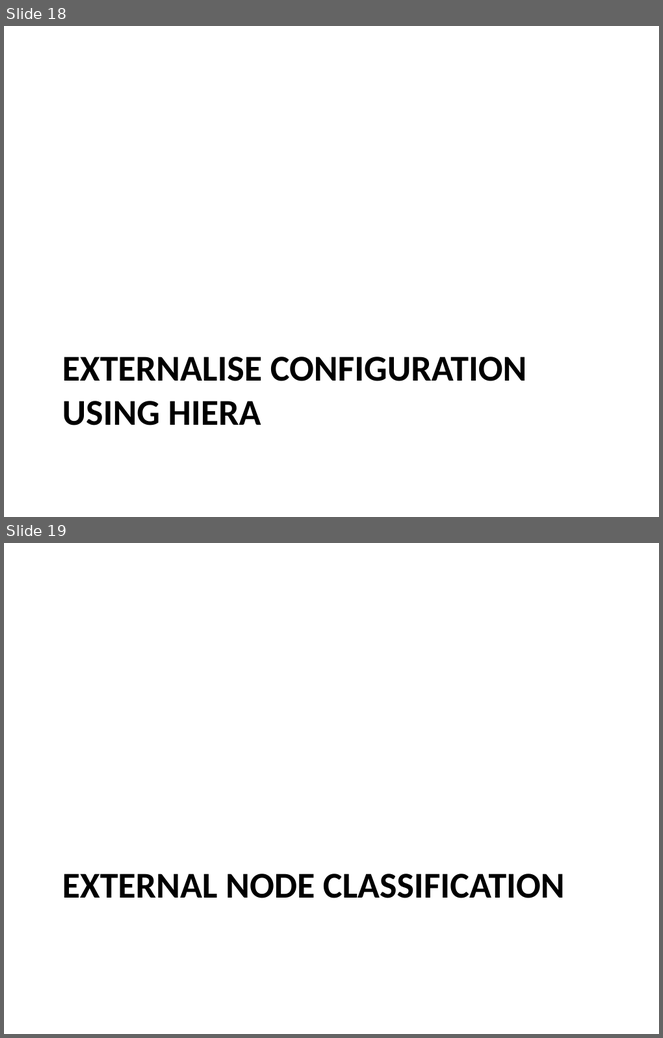
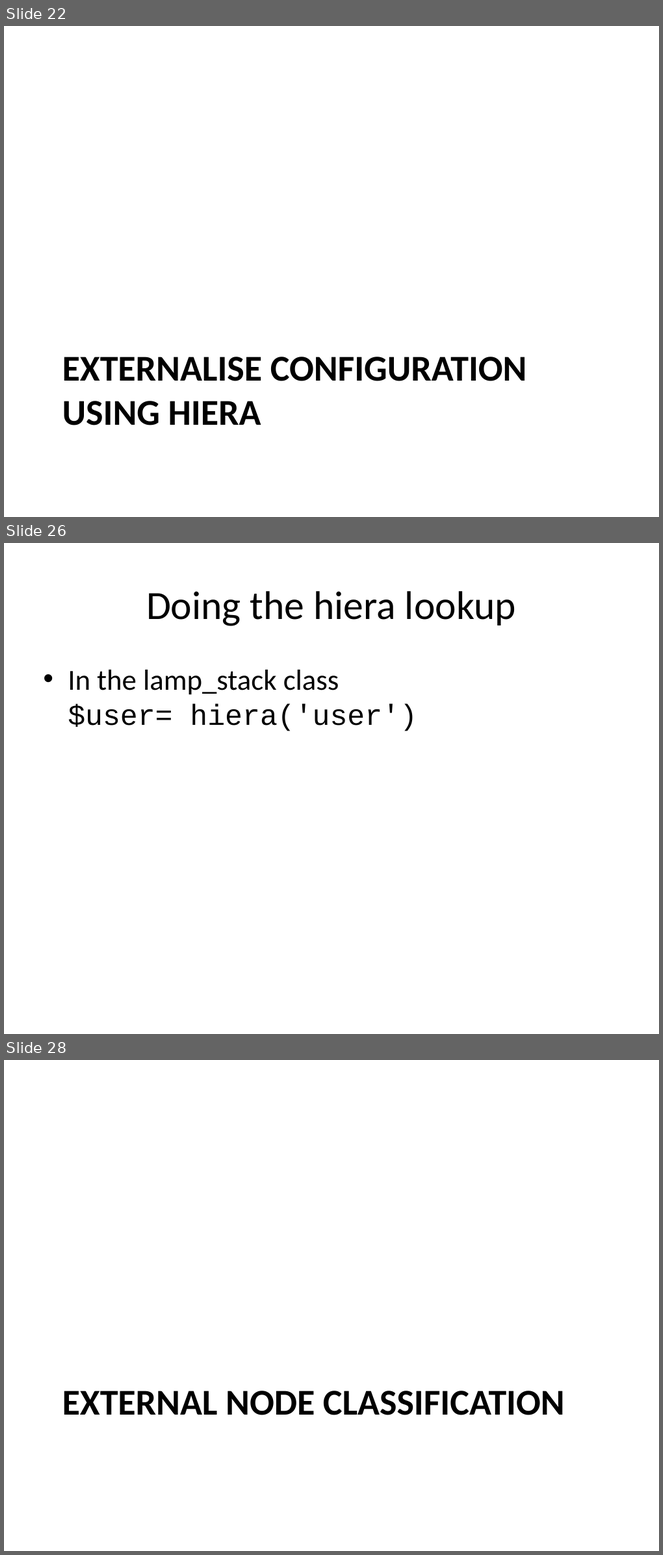
Before and after one commit to andeemarks/xconf-sydney-2014-workshops, a slide deck: 01-provision/xconf-sydney-2014-provision.pptx. Shown one above the other, each under a label of ours: slides 18 and 19 before the commit, slides 22, 26 and 28 after it; the slides between them are not shown. The pictures are 663x1038 and 663x1555 pixels, drawn with LibreOffice and Linux fonts; fonts in the diff are those of the drawing. Boxes give left, top, right and bottom in pixels: in the first picture for what was removed or moved away, otherwise in the second. Text is boxed around its words. In the diff, an @@ line names an element or a change of style, - is before the commit and + after.

```diff
--- a/01-provision/xconf-sydney-2014-provision.pptx
+++ b/01-provision/xconf-sydney-2014-provision.pptx
@@ slide 26 added at [4,543,659,1034], background #FFFFFF @@
@@ title added at [146,591,516,626], 44 pt, text #000000 @@
+Doing the hiera lookup
@@ text added at [68,670,417,731], 32 pt, text #000000 @@
+• In the lamp_stack class
+  $user= hiera('user')
@@ what was slide 18 is now slide 22 @@
@@ what was slide 19 is now slide 28 @@
```
Also in this commit, not shown: 5 slides changed, 9 other slides added.
